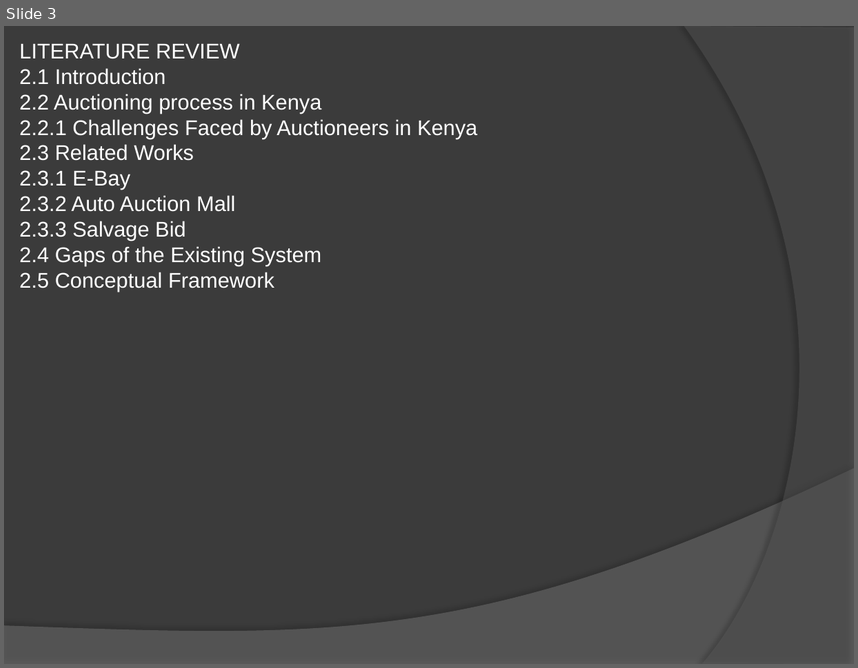
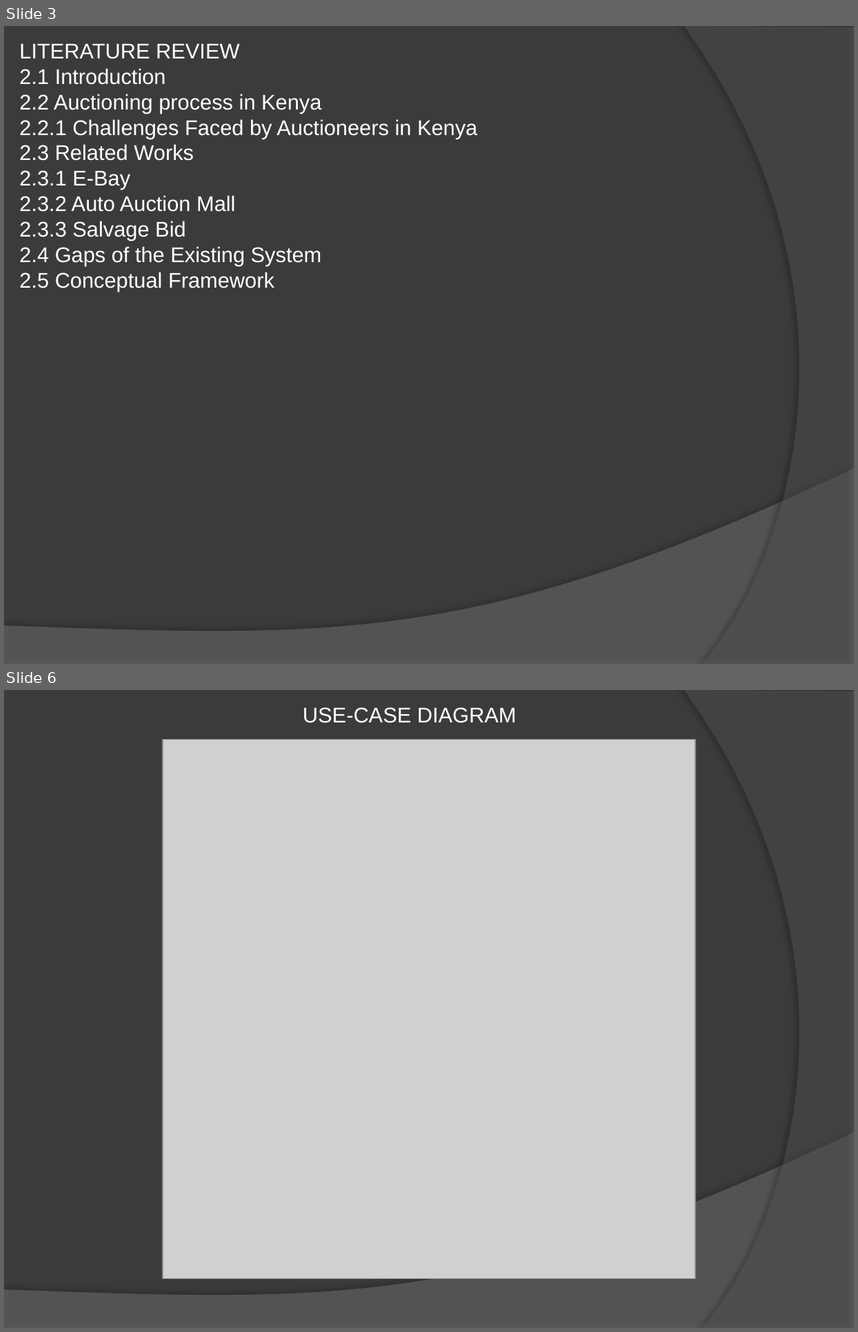
Before and after one commit to NickBwalley/Online-Car-Auctioning-System-Documentation, a slide deck: OCAS/Nicholas Bwalley_PowerPoint_122790.pptx. Shown one above the other, each under a label of ours: slide 3 before the commit, slides 3 and 6 after it; the slides between them are not shown. The pictures are 858x668 and 858x1332 pixels, drawn with LibreOffice and Linux fonts; fonts in the diff are those of the drawing; grey boxes stand for pictures. Boxes give left, top, right and bottom in pixels: in the first picture for what was removed or moved away, otherwise in the second. Text is boxed around its words. In the diff, an @@ line names an element or a change of style, - is before the commit and + after.

```diff
--- a/OCAS/Nicholas Bwalley_PowerPoint_122790.pptx
+++ b/OCAS/Nicholas Bwalley_PowerPoint_122790.pptx
@@ slide 6 added at (4,690,854,1328), background #3B3B3B; not listed: 2 template elements that a slide beside it also shows @@
@@ text added at (303,707,517,723), 18 pt, text #FFFFFF @@
+USE-CASE DIAGRAM
@@ picture added at (163,739,696,1279) @@
```
Also in this commit, not shown: 1 slide changed, 6 other slides added, 5 slides removed.
